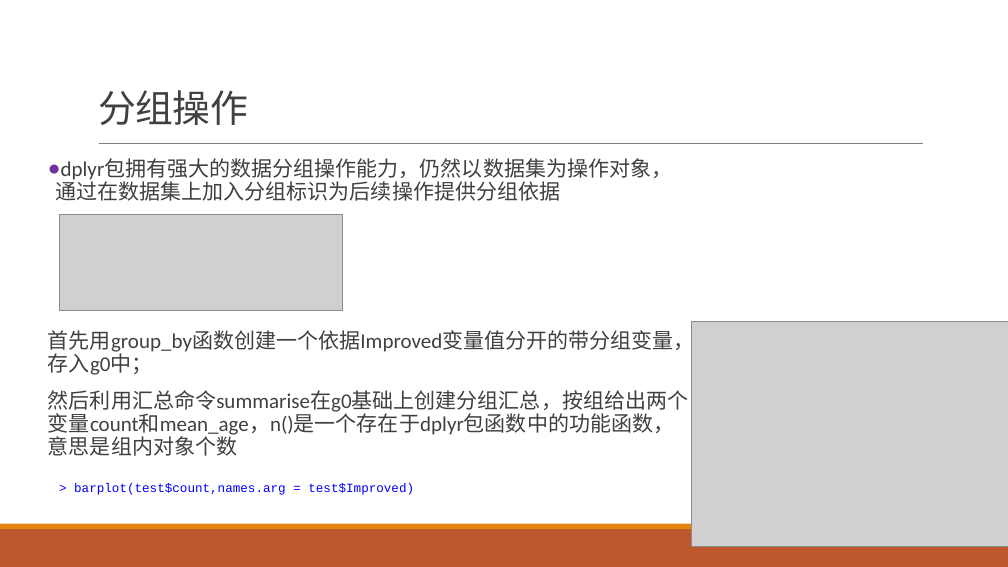
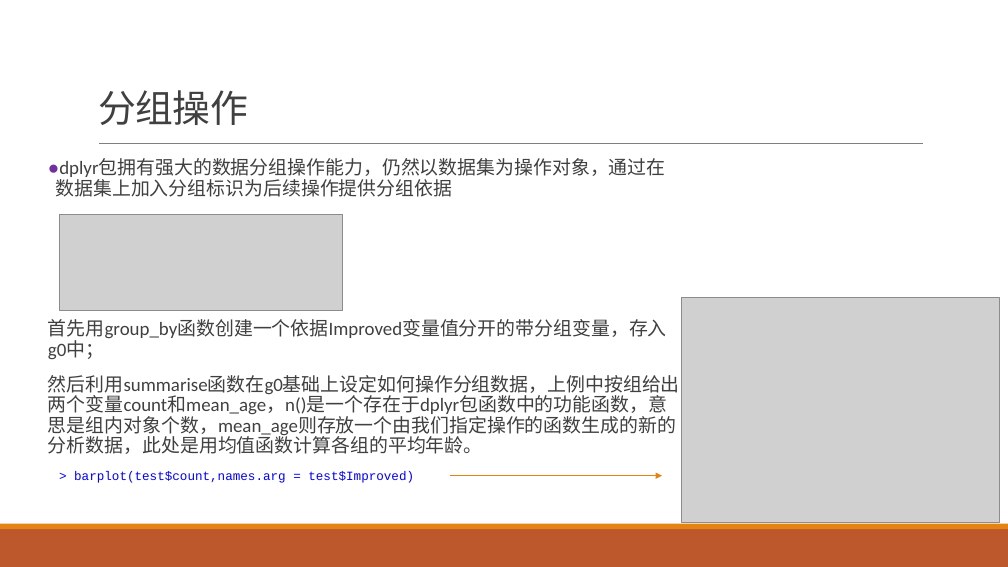
Before and after one commit to exoplanetX/DataAnalytics, a slide deck: slide 21 of 实验3-探索性分析.pptx (slide 17 before the commit). Drawn at 1008x567 pixels with LibreOffice and Linux fonts; fonts in the diff are those of the drawing; grey boxes stand for pictures. Boxes give left, top, right and bottom in pixels: in the first picture for what was removed or moved away, otherwise in the second. Text is boxed around its words. In the diff, an @@ line names an element or a change of style, - is before the commit and + after.

```diff
--- a/实验3-探索性分析.pptx
+++ b/实验3-探索性分析.pptx
@@ text at box(48, 159, 667, 359): size 20 to 18 pt in "dplyr包拥有强大的数据分组操作能力，仍然以数据集为操作对象，通过在数据集上加入分组标识为后续操作提供分组依据", "首先用group_by函数创建一个依据Improved变量值分开的带分组变量，存入g0中；" @@
@@ picture: place and size @@
-picture at box(692, 321, 1008, 547)
+picture at box(681, 297, 999, 523)
@@ text at box(48, 375, 680, 454): text changed; size 20 to 18 pt @@
-然后利用汇总命令summarise在g0基础上创建分组汇总，按组给出两个变量count和mean_age，n()是一个存在于dplyr包函数中的功能函数，意思是组内对象个数
+然后利用summarise函数在g0基础上设定如何操作分组数据，上例中按组给出两个变量count和mean_age，n()是一个存在于dplyr包函数中的功能函数，意思是组内对象个数，mean_age则存放一个由我们指定操作的函数生成的新的分析数据，此处是用均值函数计算各组的平均年龄。
@@ rectangle "> barplot(test$count,names.arg = test$Improved)": place and size @@
-rectangle "> barplot(test$count,names.arg = test$Improved)" at box(59, 480, 428, 495)
+rectangle "> barplot(test$count,names.arg = test$Improved)" at box(59, 468, 428, 483)
@@ arrow added from (450, 476) to (662, 476), #E48312 1 pt @@
```
Also in this commit, not shown: 7 other slides changed, 5 slides added, 1 slide removed, 1 other file.
